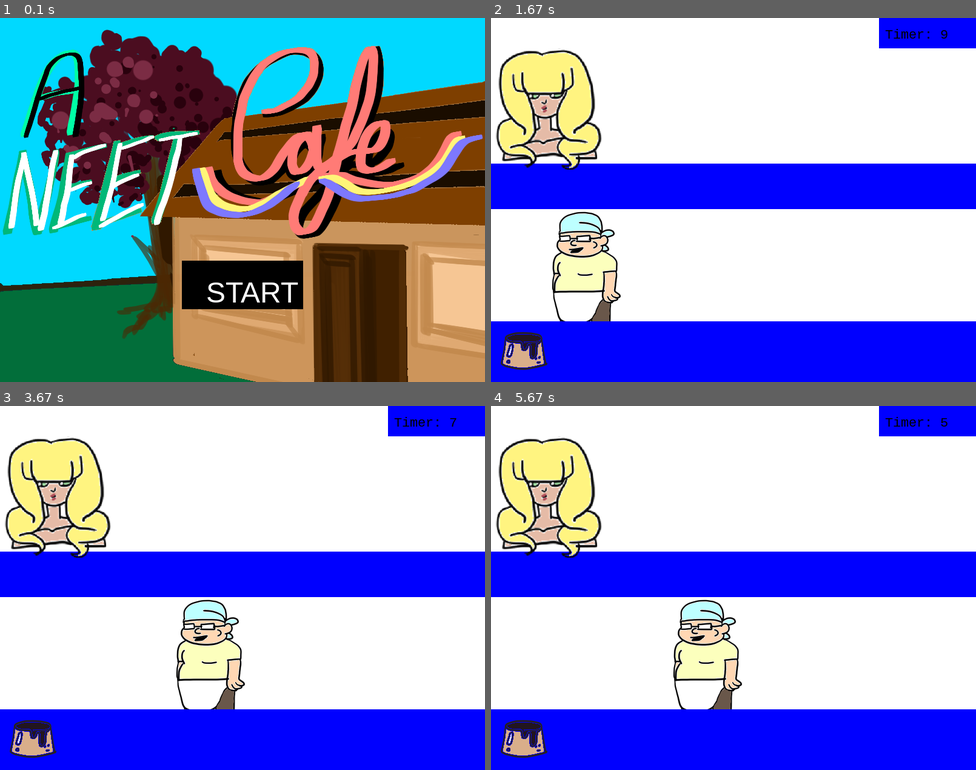
Above: before the commit, frames 1-4 (two rows, left to right).
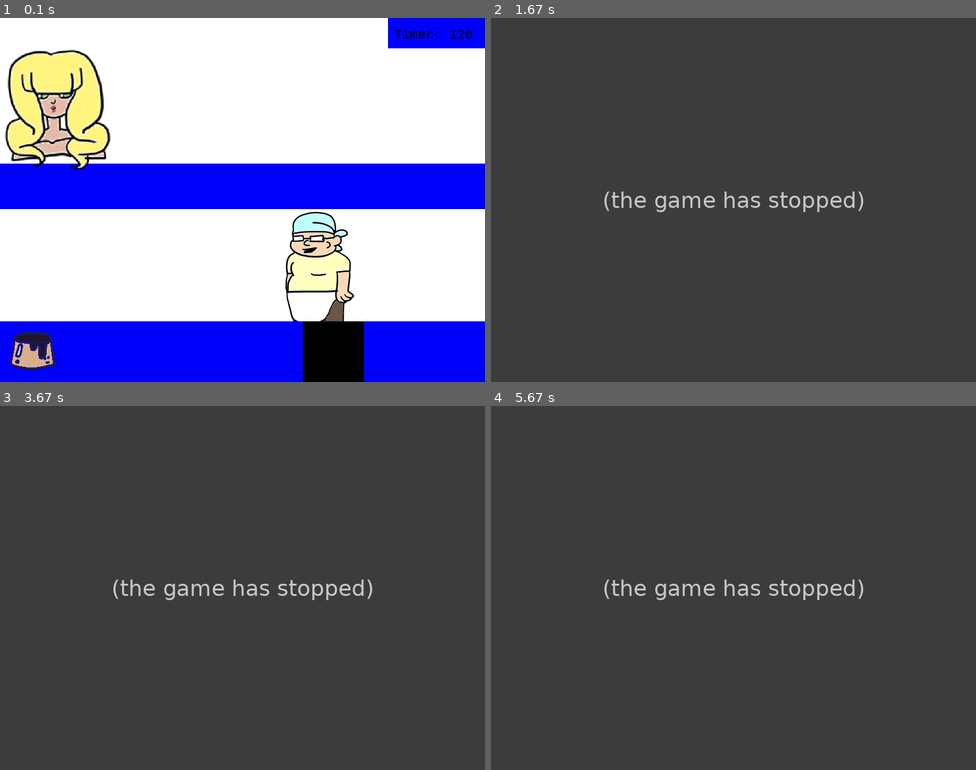
Above: after the commit, the same moments.

Repository: pokemonball34/PyGame
Game: pygame game, started from main.py
The game is run twice, just before and just after one commit, with the same random seed, the same clock (stepped at 60 frames per second) and the same inputs.
Inputs (mouse positions are in pixels of both pictures, inside the frame that each line leads up to):
- Up to frame 1 (0.1 s): no input
- Up to frame 2 (1.67 s): press the mouse at (733, 283) at 0.37 s; move the mouse to (825, 240) at 0.47 s; release the mouse at (917, 196) at 0.6 s; tap Space at 0.67 s; hold Left 1-1.53 s; hold Left from 1.57 s (still down)
- Up to frame 3 (3.67 s): release Left at 1.97 s; hold Right 2-2.63 s; hold Left 2.67-3.13 s; hold Right 3.17-3.63 s
- Up to frame 4 (5.67 s): hold Right 3.67-4.13 s; hold Left 4.17-4.7 s; hold Left 4.73-5.13 s; hold Right from 5.17 s (still down)

The runs differ from the first frame. In frame 1, 99% of the frame differs, in the area x 0-100%, y 0-100%; in frame 2, 100%; in frame 3, 100%; in frame 4, 100%.
Error after the commit: TypeError: PlayerCharacter.get_item() missing 1 required positional argument: 'food_item' (m...; the game stopped at 0.67 s (later frames are placeholders)

Commit message:
Update main.py

Diff:
--- a/main.py
+++ b/main.py
@@ -2,7 +2,7 @@
 import time
 
 pygame.init()
-
+pygame.mixer.init()
 # set font for title and regular text
 title_font = pygame.font.SysFont('Arial', 48)
 my_font = pygame.font.SysFont('Consolas', 24)
@@ -13,6 +13,7 @@
 # GRAPHICS
 main_character = pygame.image.load('main character.png')
 title_screen = pygame.image.load('title screen.png')
+house_scene = pygame.image.load('home.png')
 game_over_screen = pygame.image.load('cg-you failed.png')
 # load and scale customer to fit the diplay rather than using it purely at its original size
 blond_female_customer = pygame.image.load('patrons-3.png')
@@ -29,7 +30,7 @@
 # Seats; 0 means empty, 1 means taken
 seated_customer = [0, 0, 0, 0]
 
-#Food Table
+# Food Table
 food_list = ('Pudding', 'Spaghetti', 'Hamburger')
 customer_list = (blond_female_customer, )
 
@@ -38,7 +39,7 @@
 clock = pygame.time.Clock()
 
 game_running = True
-scene = 'main_menu'
+scene = 'in_game'
 
 
 class PlayerCharacter(pygame.sprite.Sprite):
@@ -53,6 +54,9 @@
     def load_sprite(self):
         game_display.blit(self.image, (self.x, self.y))
 
+    def get_item(self, food_item):
+        self.item_held = food_item
+
 
 class ServingTable:
     def __init__(self):
@@ -75,10 +79,7 @@
         self.food_order = food_list[0]
 
     def decide_seat(self):
-        for seat in range(0, 4):
-            if seated_customer[seat] == 0 and self.seat_position != -1:
-                seated_customer[seat] = 1
-                self.seat_position = seat
+        self.seat_position = 1
 
     def decide_food_item(self):
         pass
@@ -104,11 +105,11 @@
     global scene
     key_refresh = False
     mouse_refresh = False
-    current_pressed_key = None
-    countdown = 10
+    countdown = 120
     pygame.time.set_timer(pygame.USEREVENT, 1000)
     player = PlayerCharacter()
     customer01 = Customer(customer_list[0])
+    customer01.decide_seat()
     while game_running:
         # Event Logic Loop
         for event in pygame.event.get():
@@ -123,8 +124,12 @@
                 if event.type == pygame.MOUSEBUTTONDOWN and event.button == 1 and not mouse_refresh:
                     mouse_x, mouse_y = pygame.mouse.get_pos()                                                           # Checks mouse x and y coodinates
                     if 300 < mouse_x < 500 and 400 < mouse_y < 480:                                                     # Condition, if the cursor is within the button when clicked
-                        scene = 'in_game'                                                                               # Enters the Game
+                        scene = 'intro_scene'                                                                           # Enters the Game
                         mouse_refresh = True
+
+            if scene == 'intro_scene':
+                if event.type == pygame.MOUSEBUTTONDOWN and event.button == 1 and not mouse_refresh:
+                    scene = 'in_game'
 
             if scene == 'game_over':
                 if event.type == pygame.MOUSEBUTTONDOWN and event.button == 1 and not mouse_refresh:
@@ -155,28 +160,31 @@
             start_button = title_font.render('START', 1, WHITE)
             game_display.blit(start_button, (340, 425))
 
+        elif scene == 'intro_scene':
+            game_display.blit(house_scene, (0, 0))
+
         elif scene == 'in_game':
             game_display.fill(WHITE)
             pygame.draw.rect(game_display, BLUE, pygame.Rect(0, DISPLAY_HEIGHT * 0.4, DISPLAY_WIDTH, DISPLAY_HEIGHT / 8))
             player.load_sprite()
             pygame.draw.rect(game_display, BLUE, pygame.Rect(0, 500, DISPLAY_WIDTH, DISPLAY_HEIGHT / 6))
             pygame.draw.rect(game_display, BLUE, pygame.Rect(DISPLAY_WIDTH * 0.8, 0, DISPLAY_WIDTH * 0.2, DISPLAY_HEIGHT / 12))
+            pygame.draw.rect(game_display, BLACK, pygame.Rect(500, 500, 100, 100))
             timer = my_font.render('Timer: ' + str(countdown), True, BLACK)
             game_display.blit(pudding, (0, 500))
             game_display.blit(timer, (DISPLAY_WIDTH * 0.8 + 10, 15))
-            customer01.decide_seat()
             customer01.load_sprite()
 
             # Player Controls
             keys = pygame.key.get_pressed()
-            if keys[pygame.K_LEFT] and pygame.KEYDOWN:
+            if (keys[pygame.K_LEFT] or keys[pygame.K_a]) and pygame.KEYDOWN and player.x > 0:
                 player.x -= 10
 
-            elif keys[pygame.K_RIGHT] and pygame.KEYDOWN:
+            elif (keys[pygame.K_RIGHT] or keys[pygame.K_d]) and pygame.KEYDOWN and player.x < DISPLAY_WIDTH:
                 player.x += 10
 
             elif keys[pygame.K_SPACE] and pygame.KEYDOWN and not key_refresh and player.item_held == "Nothing":
-                player.item_held = "Pudding"
+                player.get_item()
                 key_refresh = True
                 print(player.item_held)
 
@@ -188,9 +196,6 @@
             if keys[pygame.K_SPACE] and pygame.KEYUP and key_refresh:
                 key_refresh = False
 
-
-
-
         elif scene == 'pause_menu':
             pause = title_font.render('PAUSED', 1, BLACK)
             game_display.blit(pause, (DISPLAY_WIDTH / 2, DISPLAY_HEIGHT / 2))
